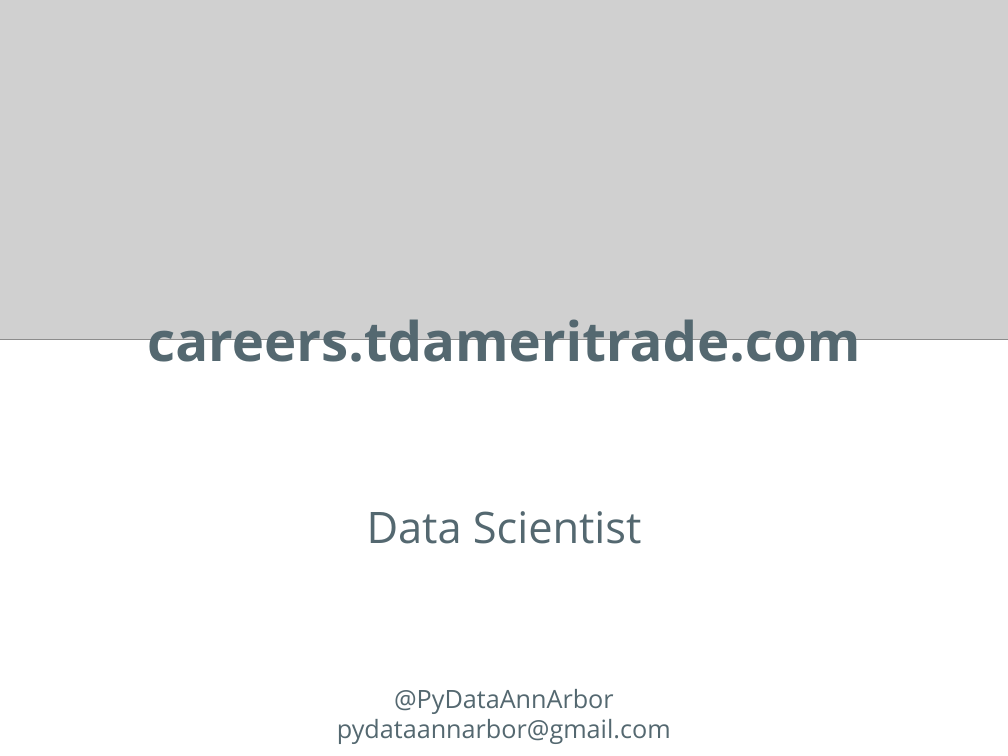
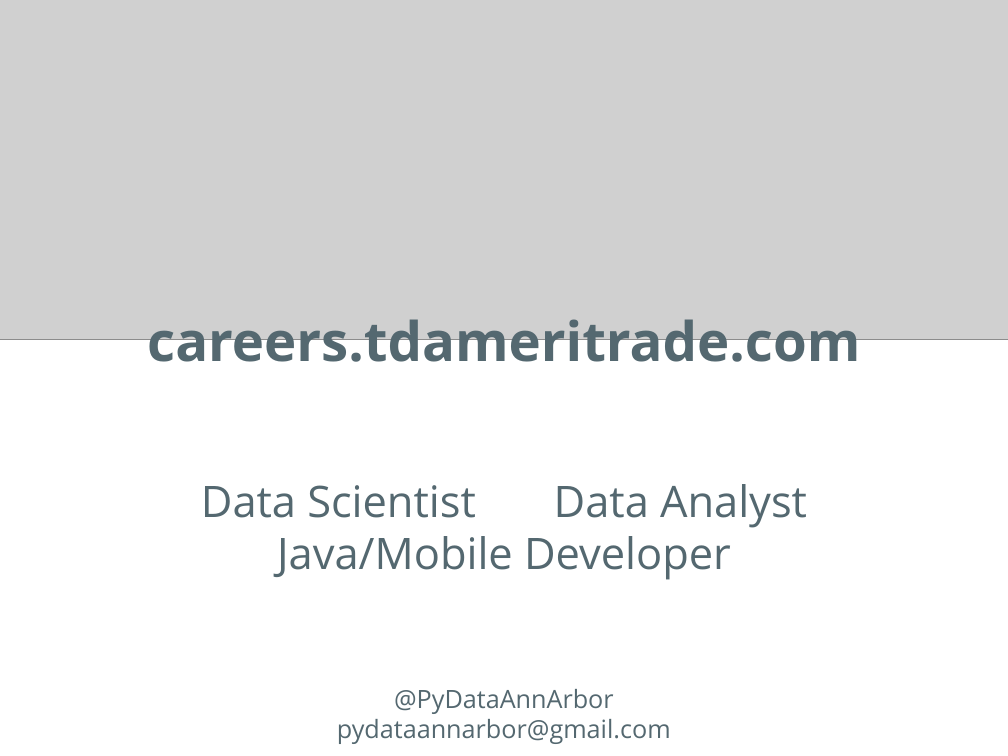
Before and after one commit to PyDataAnnArbor/Meetup, a slide deck: slide 7 of talks/20180313/20180313-PyDataIntro.pptx (slide 10 before the commit). Drawn at 1008x756 pixels with LibreOffice and Linux fonts; fonts in the diff are those of the drawing; grey boxes stand for pictures; background and template pictures are left out. Boxes give left, top, right and bottom in pixels: in the first picture for what was removed or moved away, otherwise in the second. Text is boxed around its words. In the diff, an @@ line names an element or a change of style, - is before the commit and + after.

Commit message:
Minor change

```diff
--- a/talks/20180313/20180313-PyDataIntro.pptx
+++ b/talks/20180313/20180313-PyDataIntro.pptx
@@ title at bbox=[201, 484, 807, 580]: text changed @@
-Data Scientist
+Data Scientist Data Analyst
+Java/Mobile Developer
```
